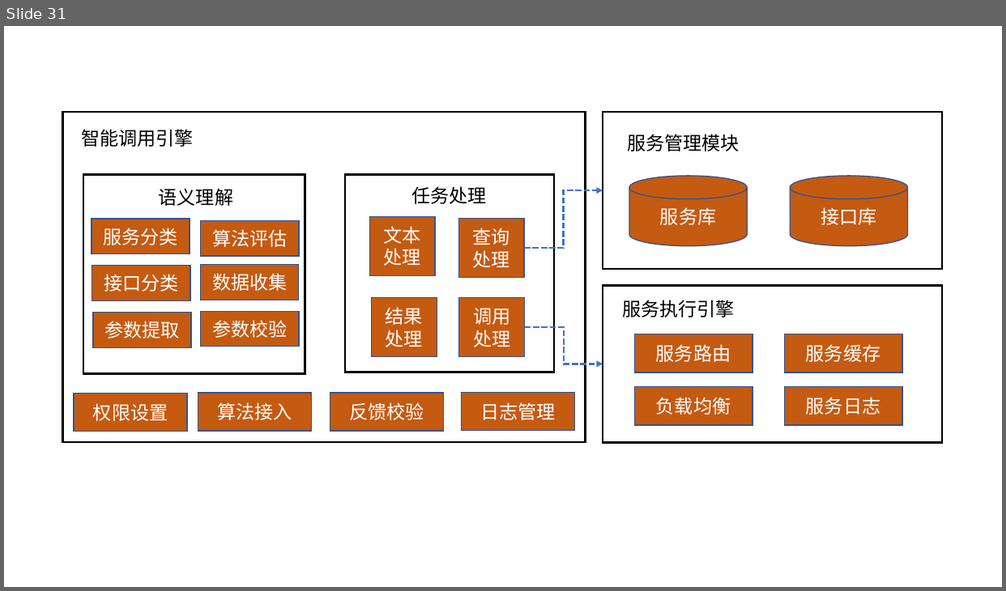
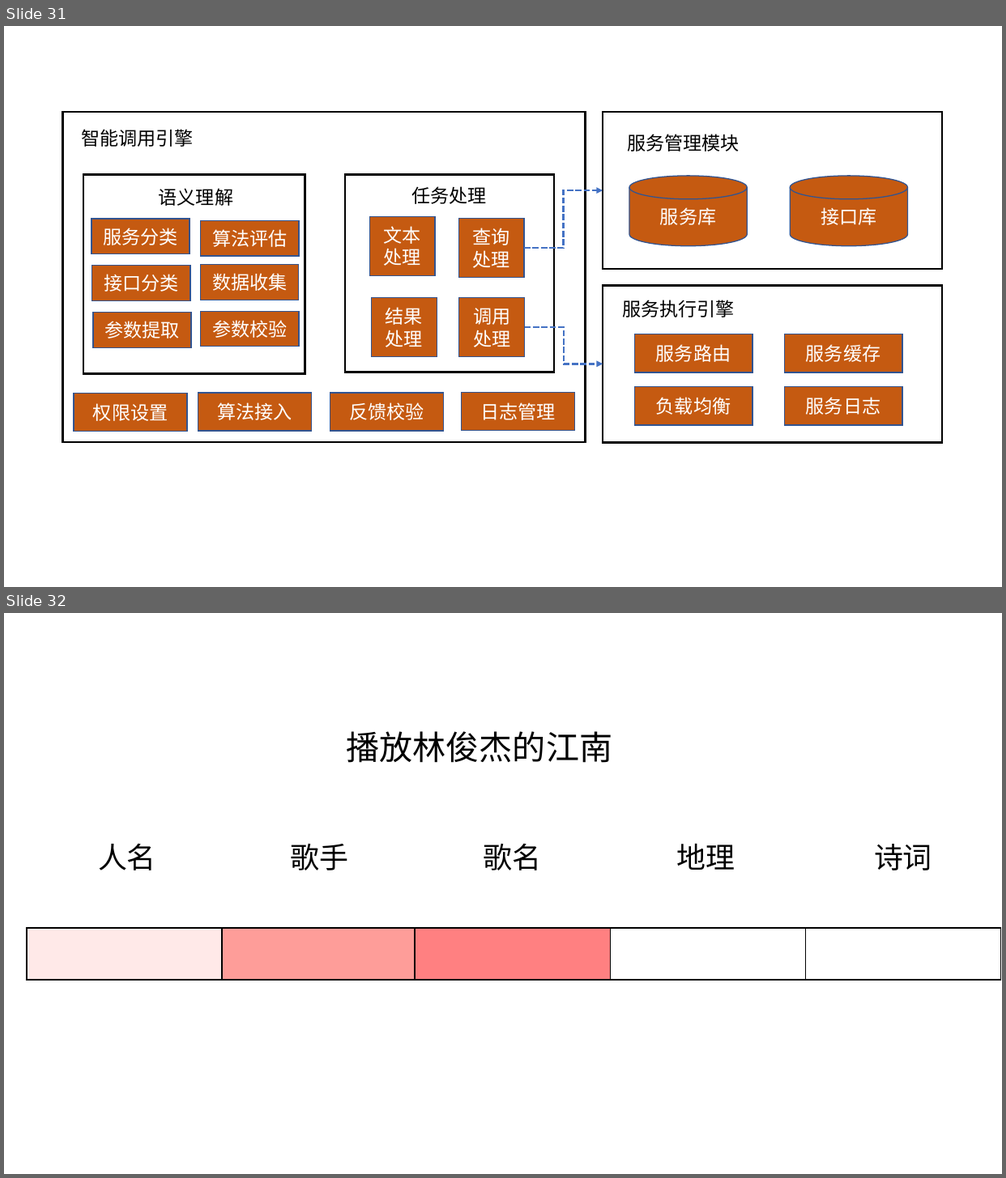
Before and after one commit to weixiao2333/zjuthesis-mphil, a slide deck: 论文图.pptx. Shown one above the other, each under a label of ours: slide 31 before the commit, slides 31 and 32 after it. The pictures are 1006x591 and 1006x1178 pixels, drawn with LibreOffice and Linux fonts; fonts in the diff are those of the drawing. Boxes give left, top, right and bottom in pixels: in the first picture for what was removed or moved away, otherwise in the second. Text is boxed around its words. In the diff, an @@ line names an element or a change of style, - is before the commit and + after.

```diff
--- a/论文图.pptx
+++ b/论文图.pptx
@@ slide 32 added at (4, 613, 1002, 1174), background #FFFFFF @@
@@ text added at (347, 731, 613, 763), 32 pt, text #000000 @@
+播放林俊杰的江南
@@ text added at (98, 844, 156, 871), 28 pt, text #000000 @@
+人名
@@ text added at (291, 844, 349, 871), 28 pt, text #000000 @@
+歌手
@@ text added at (484, 844, 542, 871), 28 pt, text #000000 @@
+歌名
@@ text added at (676, 843, 735, 870), 28 pt, text #000000 @@
+地理
@@ text added at (874, 844, 932, 871), 28 pt, text #000000 @@
+诗词
@@ text added at (4, 928, 38, 982), 36 pt, text #000000 @@
+C-T attention
@@ rectangle added at (27, 928, 222, 980), fill #FFE9E8, outline #000000 1 pt @@
@@ rectangle added at (222, 928, 417, 980), fill #FE9D99, outline #000000 1 pt @@
@@ rectangle added at (415, 928, 611, 980), fill #FF8081, outline #000000 1 pt @@
@@ rectangle added at (611, 928, 806, 980), fill #FFFFFF, outline #000000 1 pt @@
@@ rectangle added at (806, 928, 1001, 980), fill #FFFFFF, outline #000000 1 pt @@
```
Also in this commit, not shown: 13 slides changed, 6 other files.
